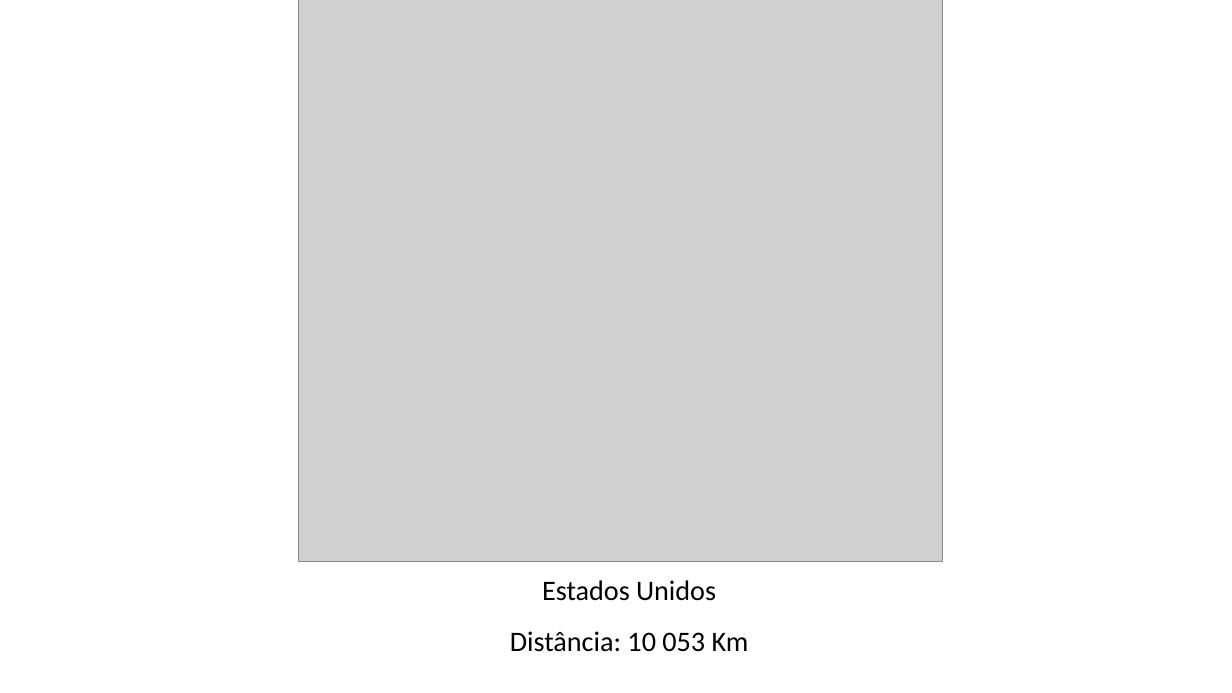
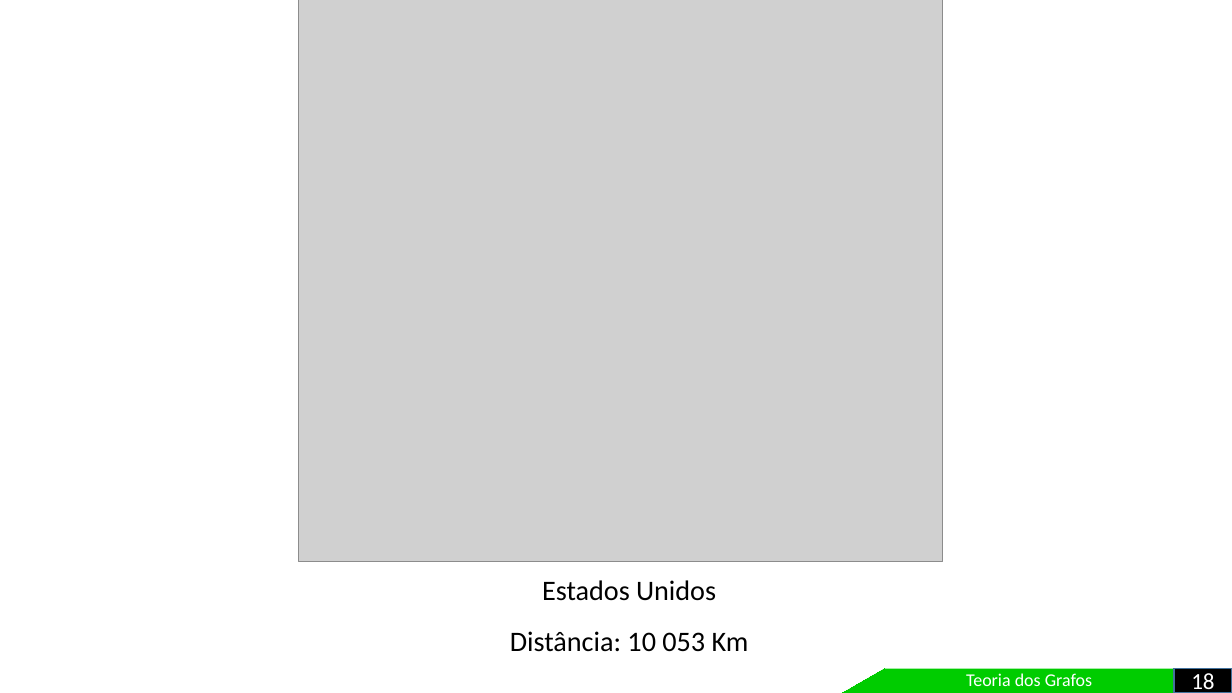
Before and after one commit to leandroungari/fctpp-grafos-sistema, a slide deck: slide 19 of apresentacao/Apresentacao.pptx. Drawn at 1232x693 pixels with LibreOffice and Linux fonts; fonts in the diff are those of the drawing; grey boxes stand for pictures. Boxes give left, top, right and bottom in pixels: in the first picture for what was removed or moved away, otherwise in the second. Text is boxed around its words. In the diff, an @@ line names an element or a change of style, - is before the commit and + after.

```diff
--- a/apresentacao/Apresentacao.pptx
+++ b/apresentacao/Apresentacao.pptx
@@ freeform shape added at box(843, 669, 885, 693), fill #00CC00, outline #00CC00 0.75 pt @@
@@ rectangle added at box(884, 669, 1174, 693), fill #00CC00, 14 pt, text #FFFFFF @@
+Teoria dos Grafos
@@ rectangle added at box(1175, 669, 1232, 693), fill #000000, outline #43739E 1 pt, 18 pt, text #FFFFFF @@
+18
```
Also in this commit, not shown: 17 other slides changed, 1 slide added, 2 slides removed.
